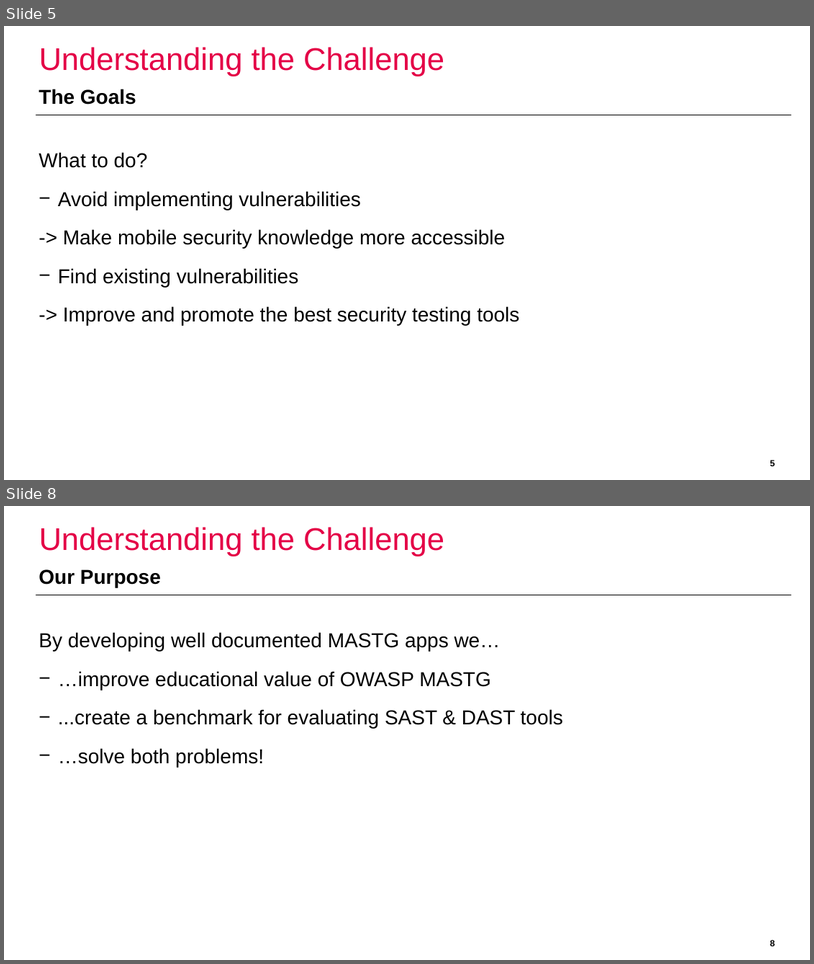
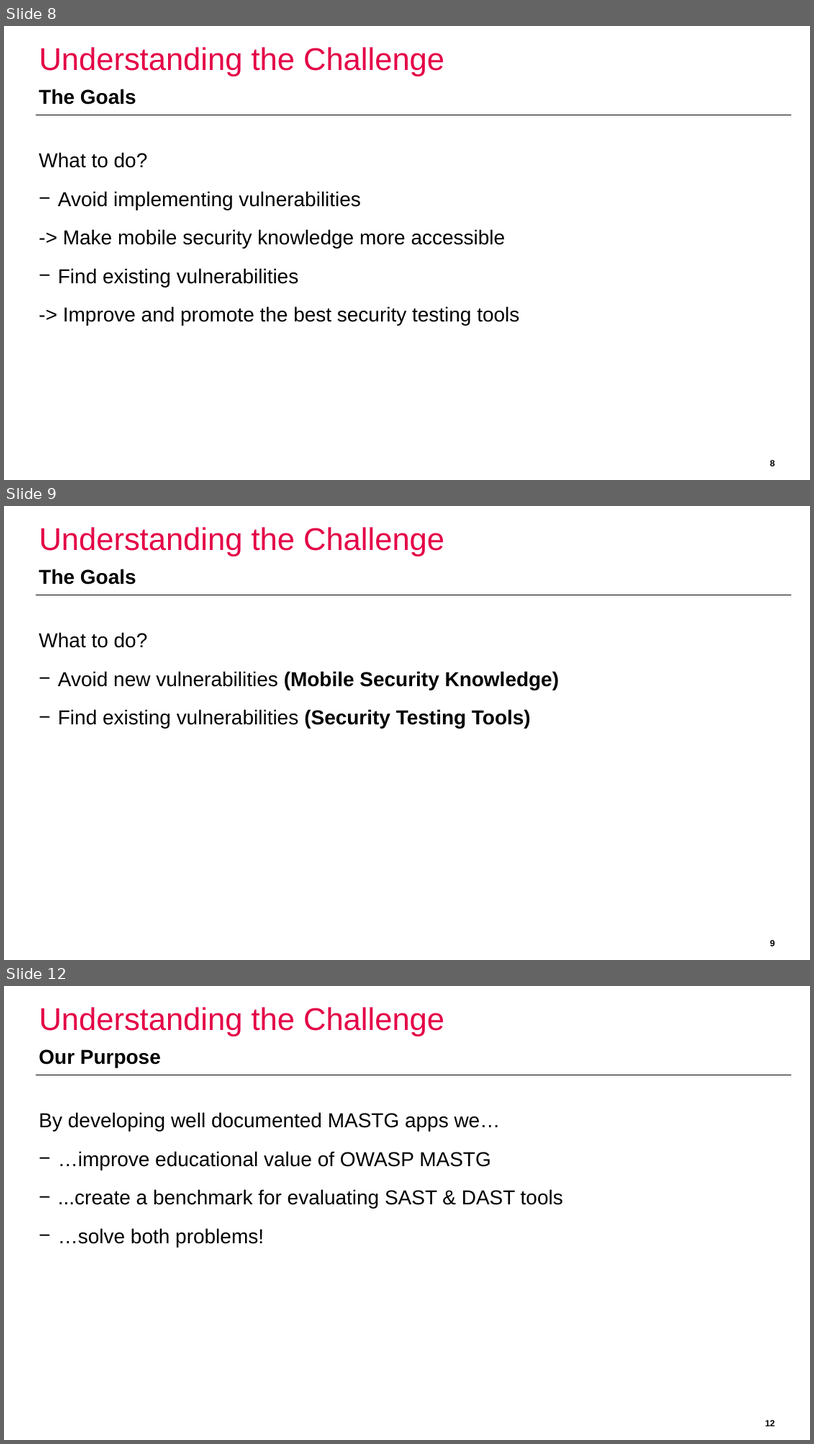
Before and after one commit to domi-cmd/Reference_Application_for_OWASP_MASTG, a slide deck: dev_documents/presentation/ba_thesis_presentation_kronig.pptx. Shown one above the other, each under a label of ours: slides 5 and 8 before the commit, slides 8, 9 and 12 after it; the slides between them are not shown. The pictures are 814x964 and 814x1444 pixels, drawn with LibreOffice and Linux fonts; fonts in the diff are those of the drawing; background and template pictures are left out. Boxes give left, top, right and bottom in pixels: in the first picture for what was removed or moved away, otherwise in the second. Text is boxed around its words. In the diff, an @@ line names an element or a change of style, - is before the commit and + after.

```diff
--- a/dev_documents/presentation/ba_thesis_presentation_kronig.pptx
+++ b/dev_documents/presentation/ba_thesis_presentation_kronig.pptx
@@ slide 9 added at (x1=4, y1=506, x2=810, y2=960), background #FFFFFF; not listed: 1 template element that a slide beside it also shows @@
@@ title added at (x1=39, y1=527, x2=445, y2=556), 28 pt, text #E40046 @@
+Understanding the Challenge
@@ text added at (x1=39, y1=569, x2=136, y2=584), 18 pt, text #000000, bold @@
+The Goals
@@ text added at (x1=39, y1=632, x2=560, y2=728), 18 pt, text #000000 @@
+What to do?
+− Avoid new vulnerabilities (Mobile Security Knowledge)
+− Find existing vulnerabilities (Security Testing Tools)
@@ page number added at (x1=770, y1=939, x2=775, y2=946), 8 pt, text #000000, bold @@
+9
@@ what was slide 5 is now slide 8 @@
@@ page number at (x1=770, y1=459, x2=775, y2=468): text changed @@
-5
+8
@@ what was slide 8 is now slide 12 @@
@@ page number at (x1=766, y1=1419, x2=776, y2=1426): text changed @@
-8
+12
```
Also in this commit, not shown: 6 slides changed, 4 other slides added, 1 slide removed.
